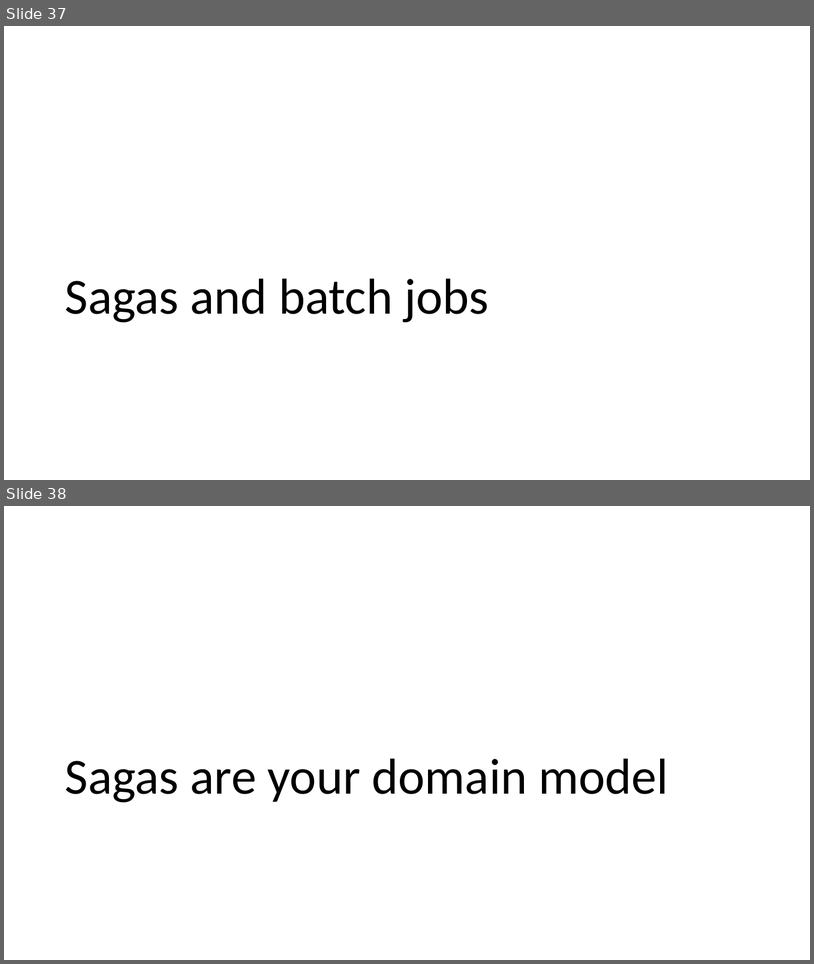
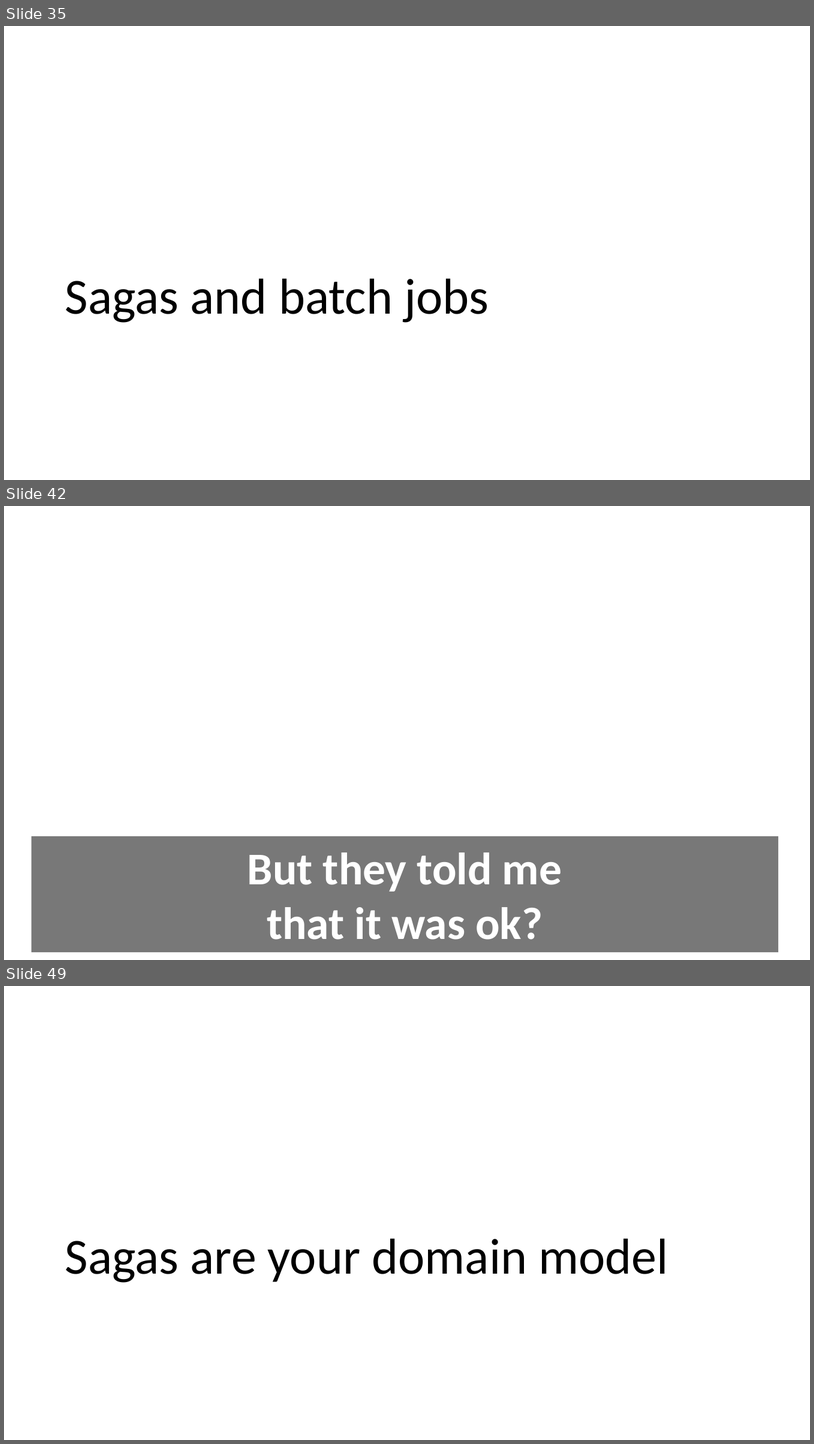
Before and after one commit to Particular/SagaMasterClass, a slide deck: SagaMasterClass.pptx. Shown one above the other, each under a label of ours: slides 37 and 38 before the commit, slides 35, 42 and 49 after it; the slides between them are not shown. The pictures are 814x964 and 814x1444 pixels, drawn with LibreOffice and Linux fonts; fonts in the diff are those of the drawing; background and template pictures are left out. Boxes give left, top, right and bottom in pixels: in the first picture for what was removed or moved away, otherwise in the second. Text is boxed around its words. In the diff, an @@ line names an element or a change of style, - is before the commit and + after.

```diff
--- a/SagaMasterClass.pptx
+++ b/SagaMasterClass.pptx
@@ slide 42 added at [4,506,810,960], background picture (left out) @@
@@ rectangle added at [31,835,779,952], fill #000000 at 53% opacity, 54 pt, text #FFFFFF, bold @@
+But they told me
+that it was ok?
@@ what was slide 37 is now slide 35 @@
@@ what was slide 38 is now slide 49 @@
```
Also in this commit, not shown: 1 slide changed, 12 other slides added, 2 slides removed.
